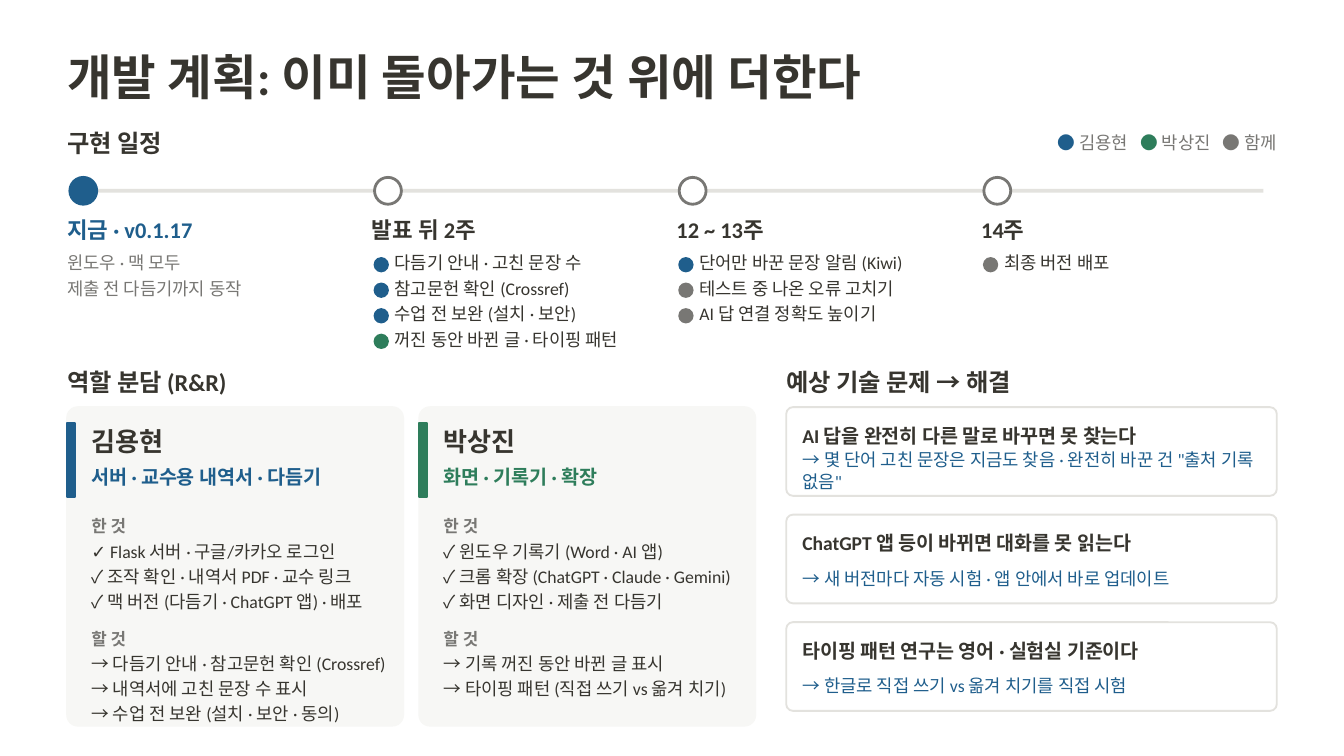
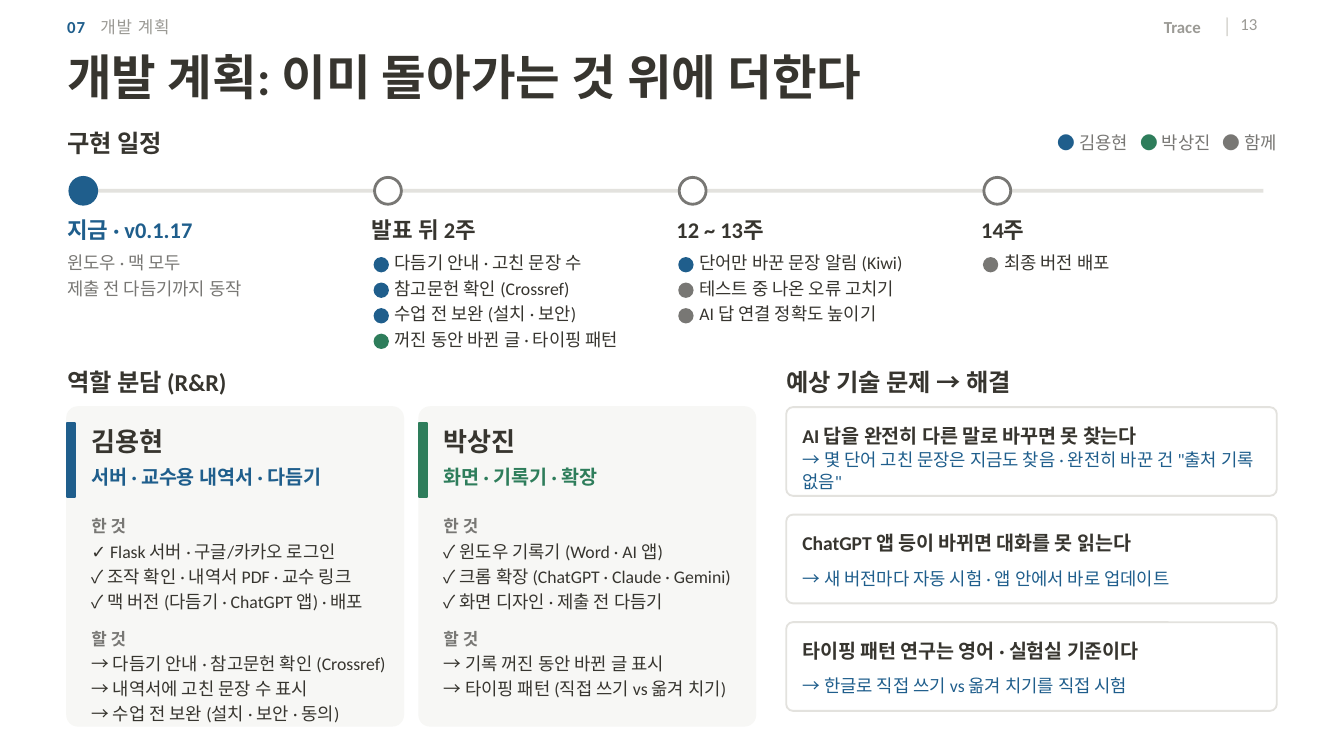
Before and after one commit to 20233014-KYH/trace, a slide deck: slide 13 of deck/중간발표_김용현.pptx. Drawn at 1344x756 pixels with LibreOffice and Linux fonts; fonts in the diff are those of the drawing; background and template pictures are left out. Boxes give left, top, right and bottom in pixels: in the first picture for what was removed or moved away, otherwise in the second. Text is boxed around its words. In the diff, an @@ line names an element or a change of style, - is before the commit and + after.

```diff
--- a/deck/중간발표_김용현.pptx
+++ b/deck/중간발표_김용현.pptx
@@ text added at <box>67,19,170,34</box>, 9 pt, text #9B9A95 @@
+07 개발 계획
@@ text added at <box>1164,22,1201,33</box>, 9 pt, text #9B9A95, bold @@
+Trace
@@ line added from (1227, 17) to (1227, 36), #D9D8D3 0.75 pt @@
@@ page number added at <box>1240,19,1257,30</box>, 9 pt, text #9B9A95 @@
+13
```
Also in this commit, not shown: 13 other slides changed, 2 other files.
